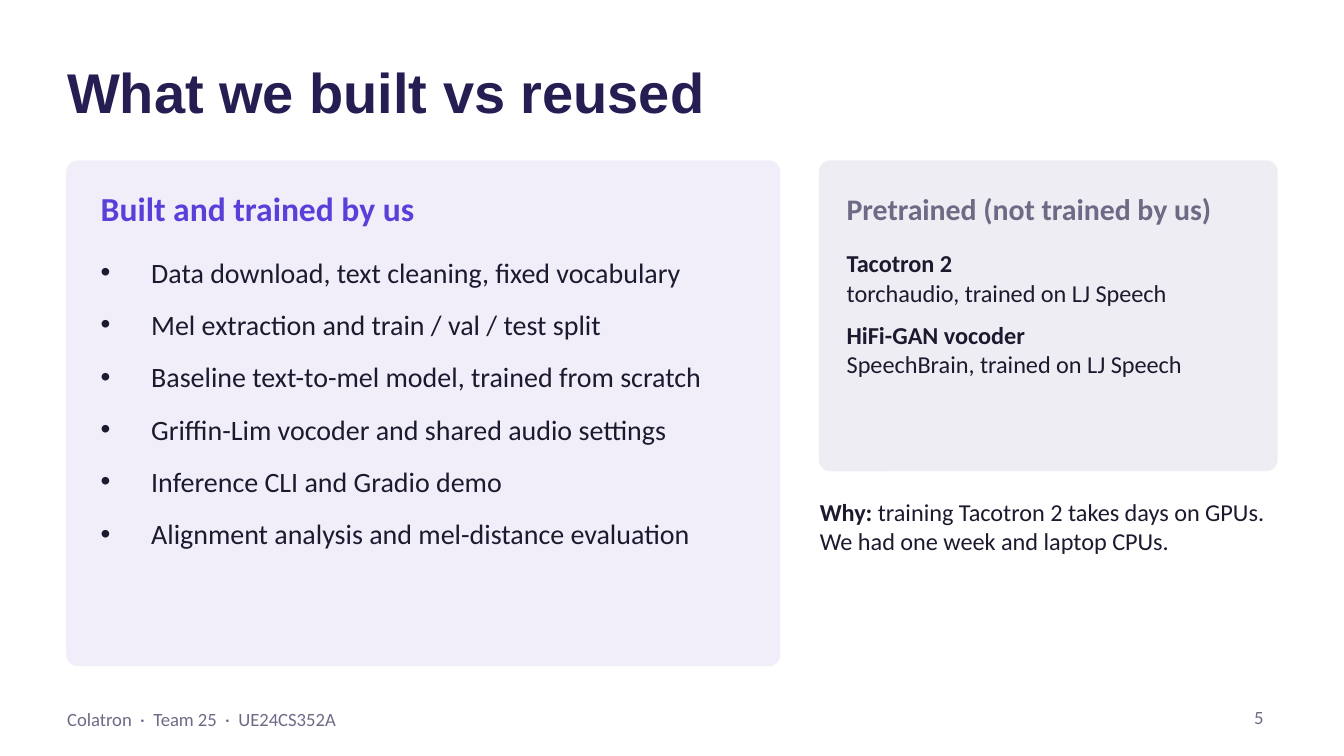
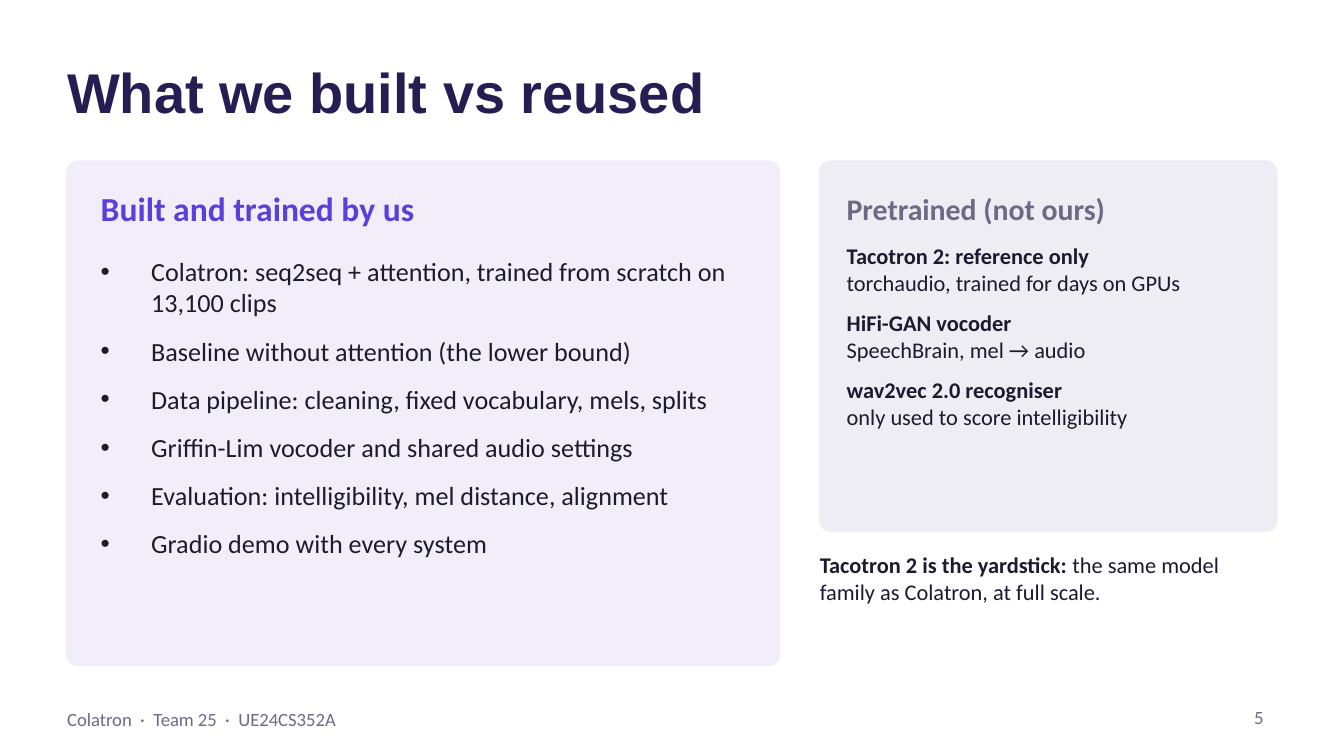
Before and after one commit to Mann0801/colatron-tts, a slide deck: slide 5 of report/Colatron_Slides.pptx. Drawn at 1344x756 pixels with LibreOffice and Linux fonts; fonts in the diff are those of the drawing. Boxes give left, top, right and bottom in pixels: in the first picture for what was removed or moved away, otherwise in the second. Text is boxed around its words. In the diff, an @@ line names an element or a change of style, - is before the commit and + after.

Commit message:
Add Colatron: seq2seq TTS with attention trained from scratch, intelligibility eval, final results
Colatron (src/models/colatron.py) is a Tacotron-style model with location-sensitive
attention, reduction factor 3 and a guided attention loss, trained from scratch on all
13,100 LJ Speech clips (step 5,000, 2.2 h: laptop CPU then a Colab T4 GPU).
eval/intelligibility.py scores every system with a wav2vec 2.0 recogniser: Colatron +
HiFi-GAN reaches 25% WER vs 100% for the no-attention baseline and 16% for the
pretrained Tacotron 2 reference. README, demo, slides and write-up updated.

```diff
--- a/report/Colatron_Slides.pptx
+++ b/report/Colatron_Slides.pptx
@@ rounded rectangle resized from (x1=820, y1=161, x2=1277, y2=470) to (x1=820, y1=161, x2=1277, y2=531) @@
@@ rounded rectangle at (x1=820, y1=161, x2=1277, y2=531): proportions changed @@
@@ text at (x1=847, y1=198, x2=1105, y2=224): text changed @@
-Pretrained (not trained by us)
+Pretrained (not ours)
@@ text at (x1=151, y1=263, x2=725, y2=414): text changed; size 15 to 14 pt @@
-• Data download, text cleaning, fixed vocabulary
-• Mel extraction and train / val / test split
-• Baseline text-to-mel model, trained from scratch
+• Colatron: seq2seq + attention, trained from scratch on 13,100 clips
+• Baseline without attention (the lower bound)
+• Data pipeline: cleaning, fixed vocabulary, mels, splits
@@ text at (x1=847, y1=248, x2=1180, y2=295): text changed; size 13 to 12 pt @@
-Tacotron 2
-torchaudio, trained on LJ Speech
+Tacotron 2: reference only
+torchaudio, trained for days on GPUs
@@ text "Tacotron 2: reference only" moved from (x1=847, y1=256, x2=1182, y2=377) to (x1=847, y1=248, x2=1180, y2=429) @@
@@ text at (x1=847, y1=315, x2=1011, y2=331): size 13 to 12 pt in "HiFi-GAN vocoder" @@
@@ text at (x1=847, y1=342, x2=1128, y2=429): text changed; size 13 to 12 pt @@
-SpeechBrain, trained on LJ Speech
+SpeechBrain, mel → audio
+wav2vec 2.0 recogniser
+only used to score intelligibility
@@ text at (x1=151, y1=439, x2=633, y2=462): size 15 to 14 pt in "Griffin-Lim vocoder and shared audio settings"; less space between paragraphs @@
@@ text at (x1=151, y1=487, x2=668, y2=558): text changed; size 15 to 14 pt @@
-• Inference CLI and Gradio demo
-• Alignment analysis and mel-distance evaluation
+• Evaluation: intelligibility, mel distance, alignment
+• Gradio demo with every system
@@ text at (x1=820, y1=557, x2=1219, y2=604): text changed; size 13 to 12 pt @@
-Why: training Tacotron 2 takes days on GPUs. We had one week and laptop CPUs.
+Tacotron 2 is the yardstick: the same model family as Colatron, at full scale.
```
Also in this commit, not shown: 8 other slides changed, 4 slides added, 3 slides removed, 40 other files.
